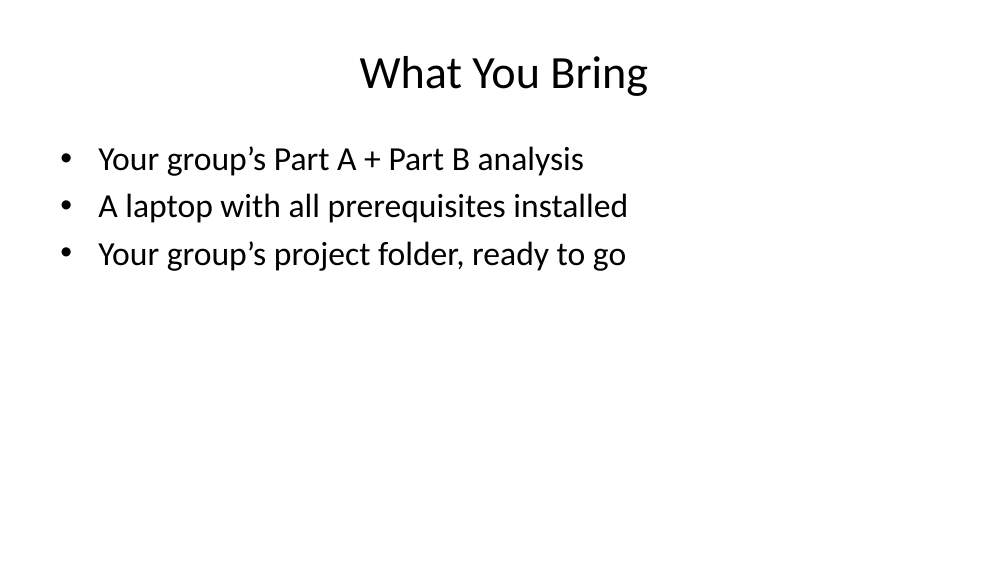
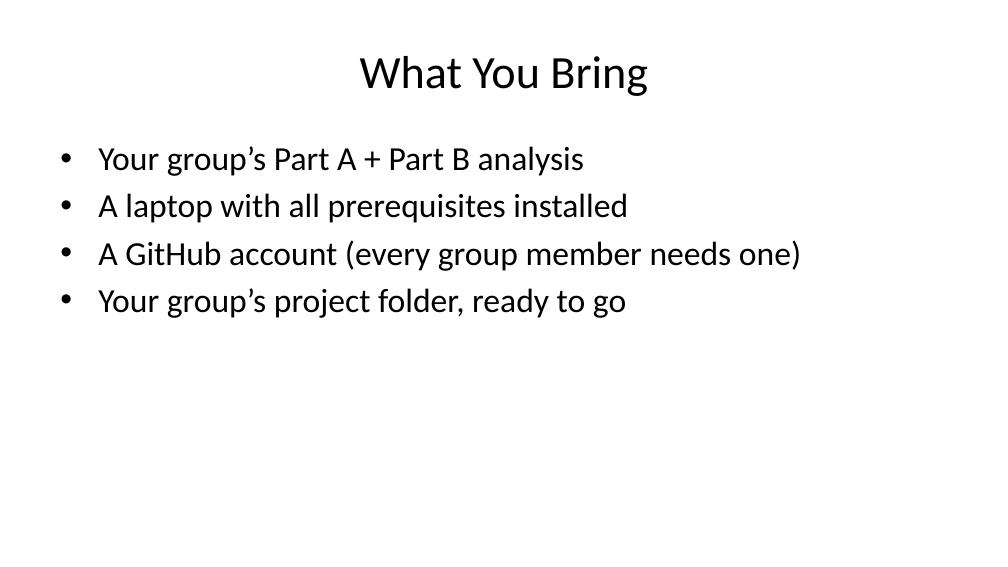
Before and after one commit to dcodish/SAD-sample-project, a slide deck: slide 3 of SLIDE_DECK.pptx. Drawn at 1008x567 pixels with LibreOffice and Linux fonts; fonts in the diff are those of the drawing. Boxes give left, top, right and bottom in pixels: in the first picture for what was removed or moved away, otherwise in the second. Text is boxed around its words. In the diff, an @@ line names an element or a change of style, - is before the commit and + after.

```diff
--- a/SLIDE_DECK.pptx
+++ b/SLIDE_DECK.pptx
@@ text at <box>98,240,801,271</box>: paragraph added @@
+• A GitHub account (every group member needs one)
```
Also in this commit, not shown: 4 other files.
